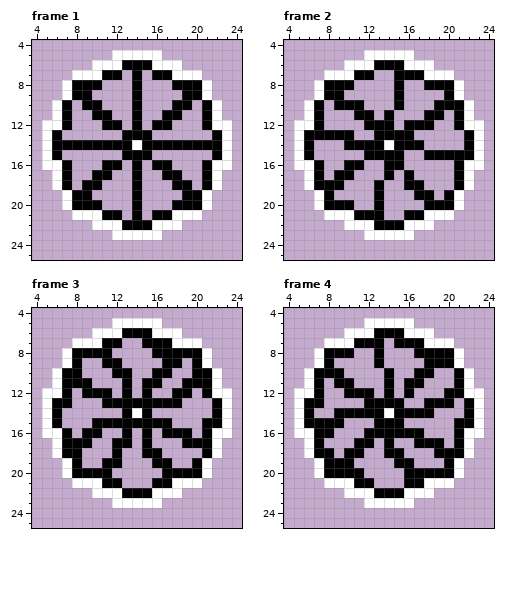
Pixel-art file, stored at image-edits/aseprite/wheel.aseprite. The first picture shows the starting point.
30x30 pixels, 4 frames. Shown: frame 1: x 4..24, y 4..25; frame 2: x 4..24, y 4..25; frame 3: x 4..24, y 4..25; frame 4: x 4..24, y 4..25.
The same view after the edit:
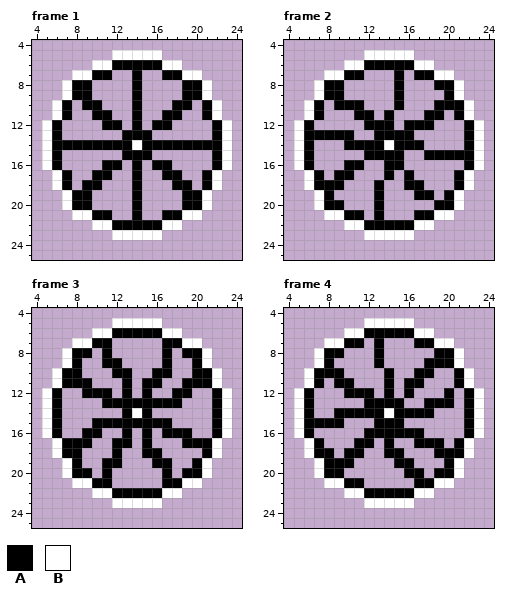
Palette (. is transparent): A #000000  B #ffffff
Diff:
Frame 1, layer "wheel":
y 6: x 12 B -> A; x 16 B -> A
y 7: x 10 B -> A; x 12 A -> .; x 16 A -> .; x 18 B -> A
y 8: x 10 A -> .; x 18 A -> .
y 12: x 6..7 BA -> A.; x 21..22 AB -> .A
y 16: x 6..7 BA -> A.; x 21..22 AB -> .A
y 20: x 10 A -> .; x 18 A -> .
y 21: x 10 B -> A; x 12 A -> .; x 16 A -> .; x 18 B -> A
y 22: x 12 B -> A; x 16 B -> A
Frame 2, layer "wheel": the same change as frame 1
Frame 3, layer "wheel":
y 6: x 12 B -> A; x 16 B -> A
y 7: x 10 B -> A; x 12 A -> .; x 15..16 AA -> ..; x 18 B -> A
y 8: x 10 A -> .; x 16 A -> .; x 18 A -> .
y 9: x 18 A -> .
y 12: x 6..7 BA -> A.; x 21..22 AB -> .A
y 13: x 7 A -> .
y 15: x 21 A -> .
y 16: x 6..7 BA -> A.; x 21..22 AB -> .A
y 20: x 10 A -> .; x 18 A -> .
y 21: x 10 B -> A; x 12 A -> .; x 16 A -> .; x 18 B -> A
y 22: x 12 B -> A; x 16 B -> A
Frame 4, layer "wheel":
y 6: x 12 B -> A; x 16 B -> A
y 7: x 10 B -> A; x 12 A -> .; x 15..16 AA -> ..; x 18 B -> A
y 8: x 10 A -> .; x 17..18 AA -> ..
y 12: x 6..7 BA -> A.; x 21..22 AB -> .A
y 13: x 7 A -> .
y 15: x 21 A -> .
y 16: x 6..8 BAA -> A..; x 21..22 AB -> .A
y 20: x 10..11 AA -> ..; x 18 A -> .
y 21: x 10 B -> A; x 12 A -> .; x 16 A -> .; x 18 B -> A
y 22: x 12 B -> A; x 16 B -> A
